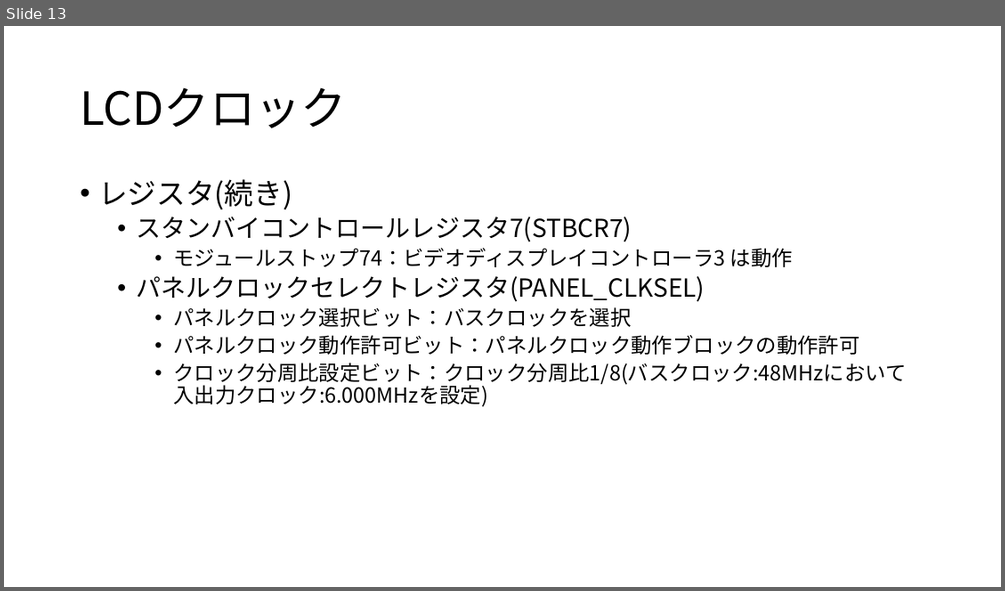
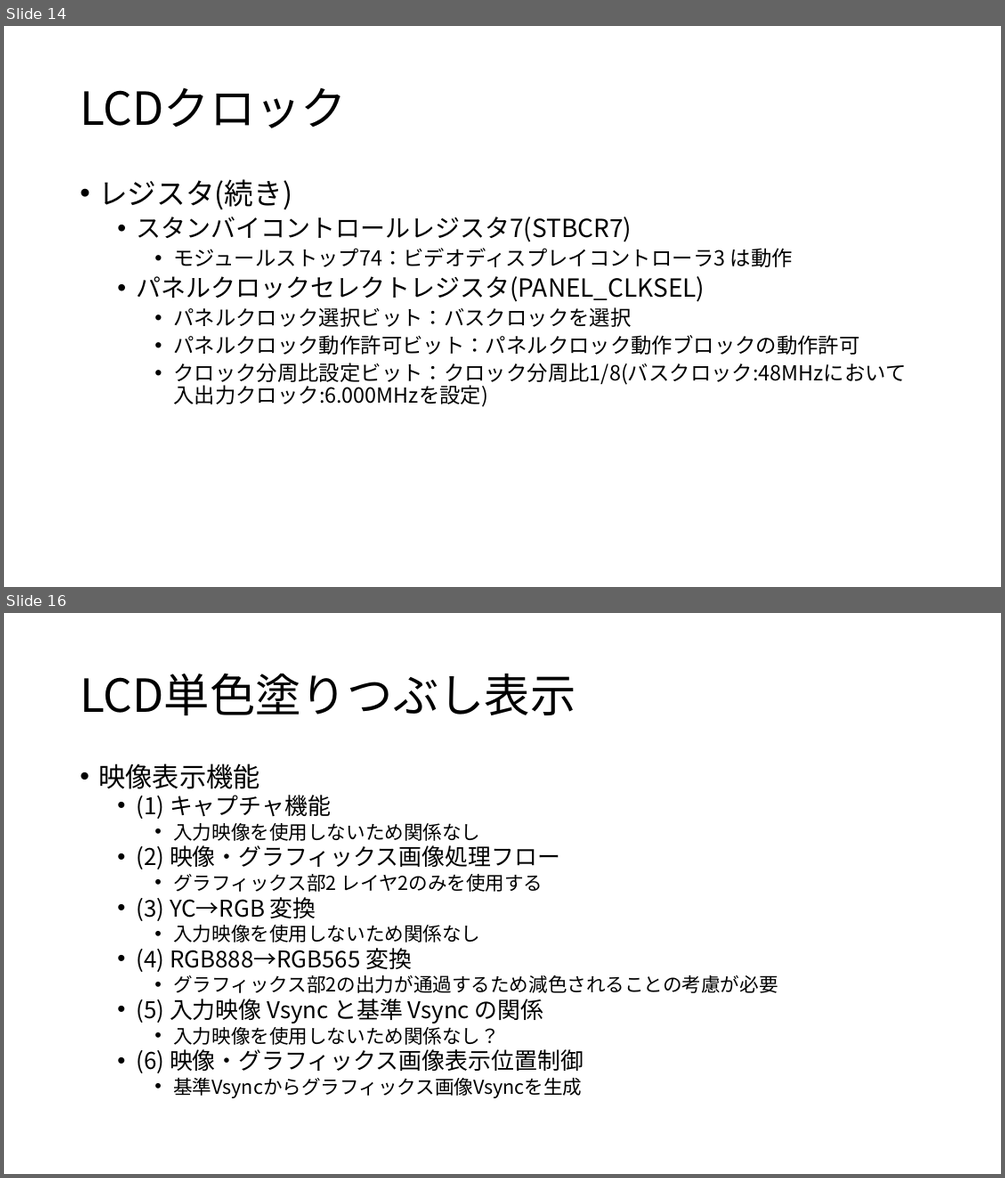
Before and after one commit to moku828/sh7262_an, a slide deck: SH7262アプリケーションノート.pptx. Shown one above the other, each under a label of ours: slide 13 before the commit, slides 14 and 16 after it; the slides between them are not shown. The pictures are 1005x591 and 1005x1178 pixels, drawn with LibreOffice and Linux fonts; fonts in the diff are those of the drawing. Boxes give left, top, right and bottom in pixels: in the first picture for what was removed or moved away, otherwise in the second. Text is boxed around its words. In the diff, an @@ line names an element or a change of style, - is before the commit and + after.

```diff
--- a/SH7262アプリケーションノート.pptx
+++ b/SH7262アプリケーションノート.pptx
@@ slide 16 added at bbox=[4, 613, 1001, 1174], background #FFFFFF @@
@@ title added at bbox=[80, 674, 575, 715], 44 pt, text #000000 @@
+LCD単色塗りつぶし表示
@@ text added at bbox=[98, 763, 777, 1098], 18.5 pt, text #000000 @@
+• 映像表示機能
+  • (1) キャプチャ機能
+    • 入力映像を使用しないため関係なし
+  • (2) 映像・グラフィックス画像処理フロー
+    • グラフィックス部2 レイヤ2のみを使用する
+  • (3) YC→RGB 変換
+    • 入力映像を使用しないため関係なし
+  • (4) RGB888→RGB565 変換
+    • グラフィックス部2の出力が通過するため減色されることの考慮が必要
+  • (5) 入力映像 Vsync と基準 Vsync の関係
+    • 入力映像を使用しないため関係なし？
+  • (6) 映像・グラフィックス画像表示位置制御
+    • 基準Vsyncからグラフィックス画像Vsyncを生成
@@ what was slide 13 is now slide 14 @@
```
Also in this commit, not shown: 2 slides changed, 3 other slides added, 4 other files.
